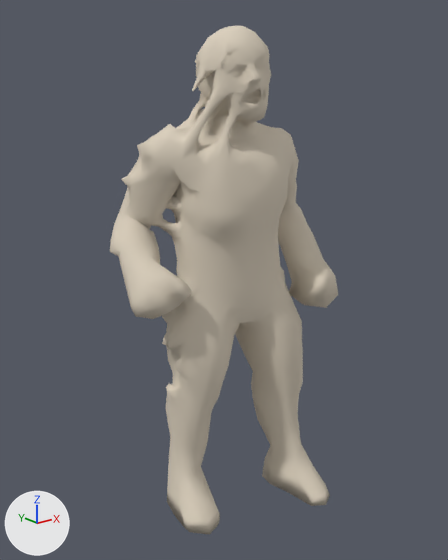
An edit to the glTF model public/assets/unit-models/tech/117/body-alluvialclay.glb, drawn before and after from the same camera.
Camera for both pictures: a 50 mm camera at (-1.77, -2.15, 2.0) aimed at (-0.05, 0.01, 1.13). Arrows for +X, +Y and +Z are at lower left; the lights stay in place. The first picture is the older version.

The older version as bpy lines, for what is in view:
```python
mat_material_0 = principled_material('Material_0')
mat_material_0.base_color = (0.72, 0.64, 0.52)  # pale yellow #ddd1bf
mat_material_0.metallic = 0.05
mat_material_0.roughness = 0.9
me_mesh_0 = bpy.data.meshes.new('Mesh_0')
me_mesh_0.from_pydata(...)  # 1140 vertices, 2304 faces; spans x -0.55..0.52, y -0.42..0.37, z 0.0..2.23
me_mesh_0.materials.append(mat_material_0)  # pale yellow #ddd1bf
ob_mesh_0 = bpy.data.objects.new('Mesh_0', me_mesh_0)
ob_mesh_0.location = (0.0, 0.0, 0.0)
```
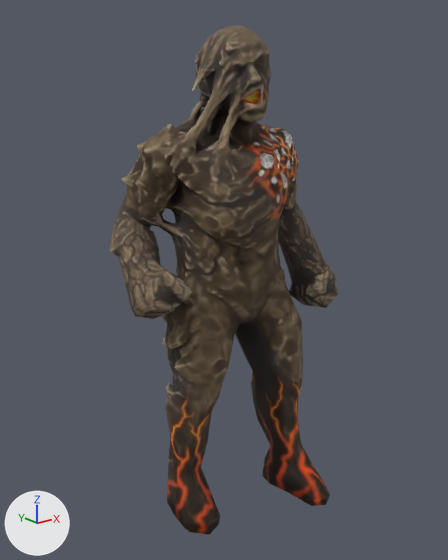
Location of each change, [x1, y1, x2, y2] in pixels of the pictures (448 x 560 px):
'Mesh_0', surface changed (pale yellow to brown)
    both: [110, 26, 338, 535]

Patch to the scene script:
```diff
--- a/public/assets/unit-models/tech/117/body-alluvialclay.glb.py
+++ b/public/assets/unit-models/tech/117/body-alluvialclay.glb.py
@@ img_image_0 @@
+img_image_0 = load_image('Image_0', '_unpacked/Image_0', 512, 512, 'sRGB')
@@ mat_material_0 @@
 mat_material_0 = principled_material('Material_0')
-mat_material_0.base_color = (0.72, 0.64, 0.52)  # pale yellow #ddd1bf
+mat_material_0.texture = img_image_0
 mat_material_0.metallic = 0.05
-mat_material_0.roughness = 0.9
+mat_material_0.roughness = 0.85
```
